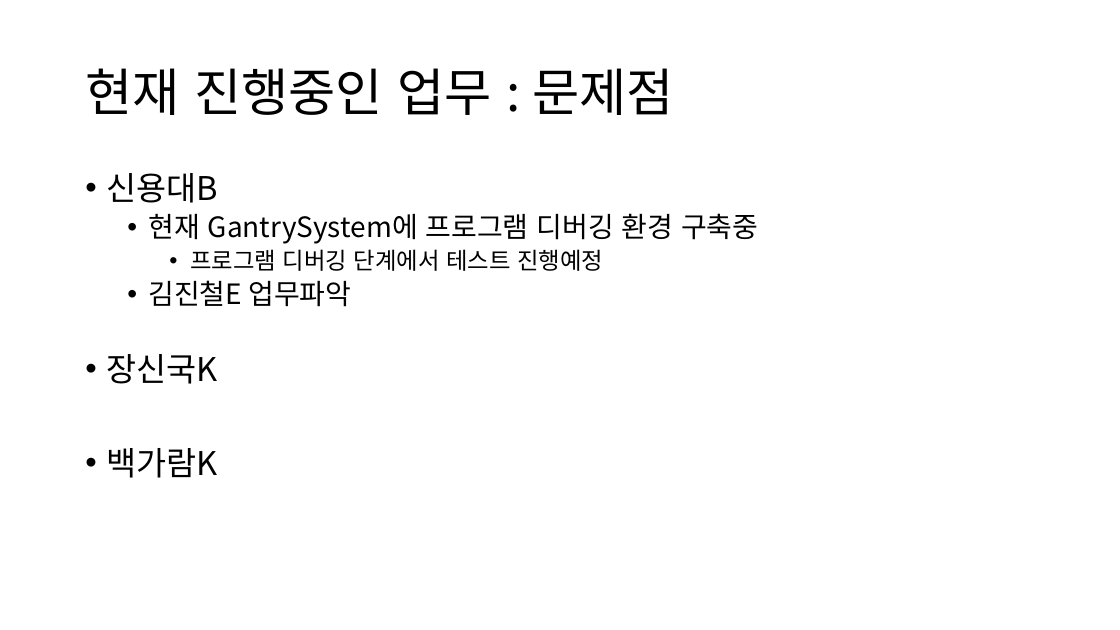
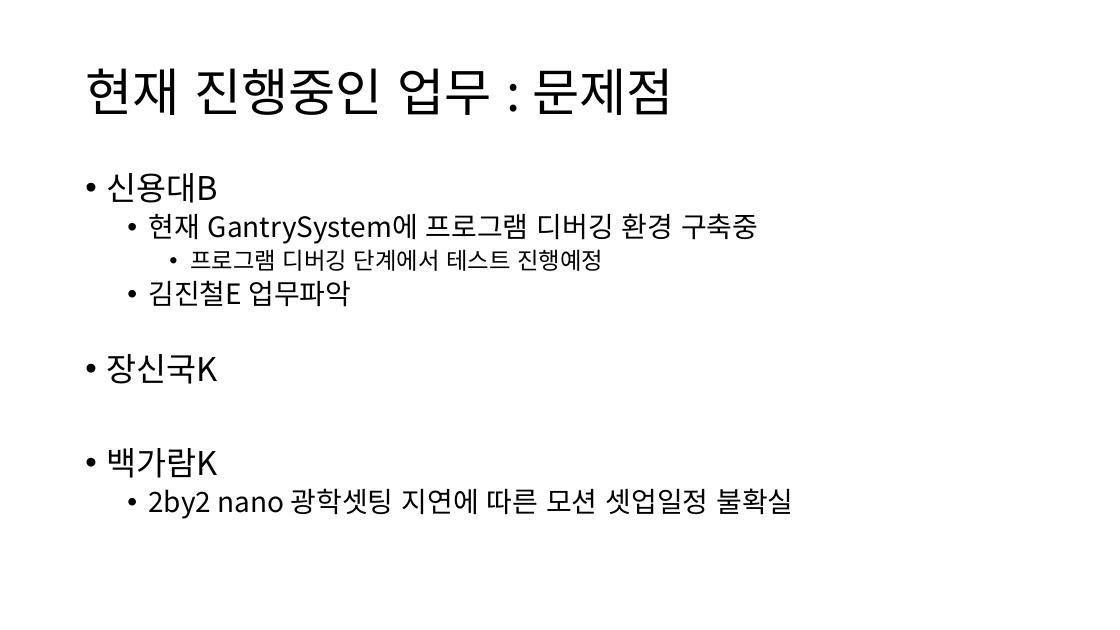
Before and after one commit to ShinYongDae/MyJob, a slide deck: slide 9 of HW제어그룹_프로젝트상태보고서.pptx. Drawn at 1120x630 pixels with LibreOffice and Linux fonts; fonts in the diff are those of the drawing. Boxes give left, top, right and bottom in pixels: in the first picture for what was removed or moved away, otherwise in the second. Text is boxed around its words. In the diff, an @@ line names an element or a change of style, - is before the commit and + after.

```diff
--- a/HW제어그룹_프로젝트상태보고서.pptx
+++ b/HW제어그룹_프로젝트상태보고서.pptx
@@ text at bbox=[148, 488, 793, 519]: paragraph added @@
+  • 2by2 nano 광학셋팅 지연에 따른 모션 셋업일정 불확실
```
Also in this commit, not shown: 6 other slides changed.
